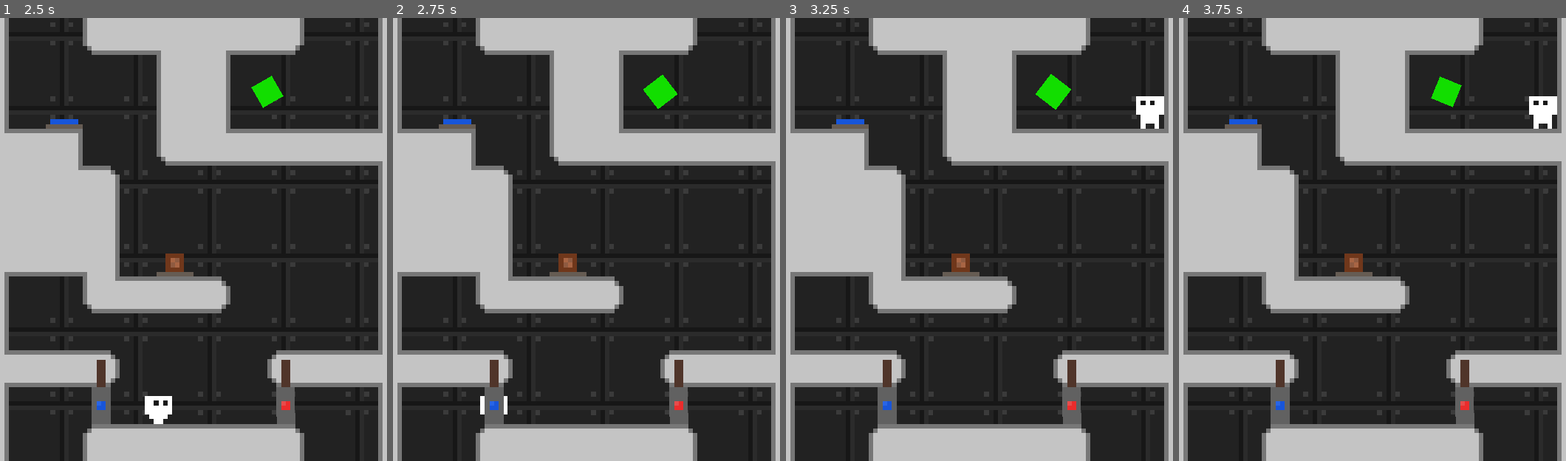
Above: before the commit, frames 1-4 (left to right).
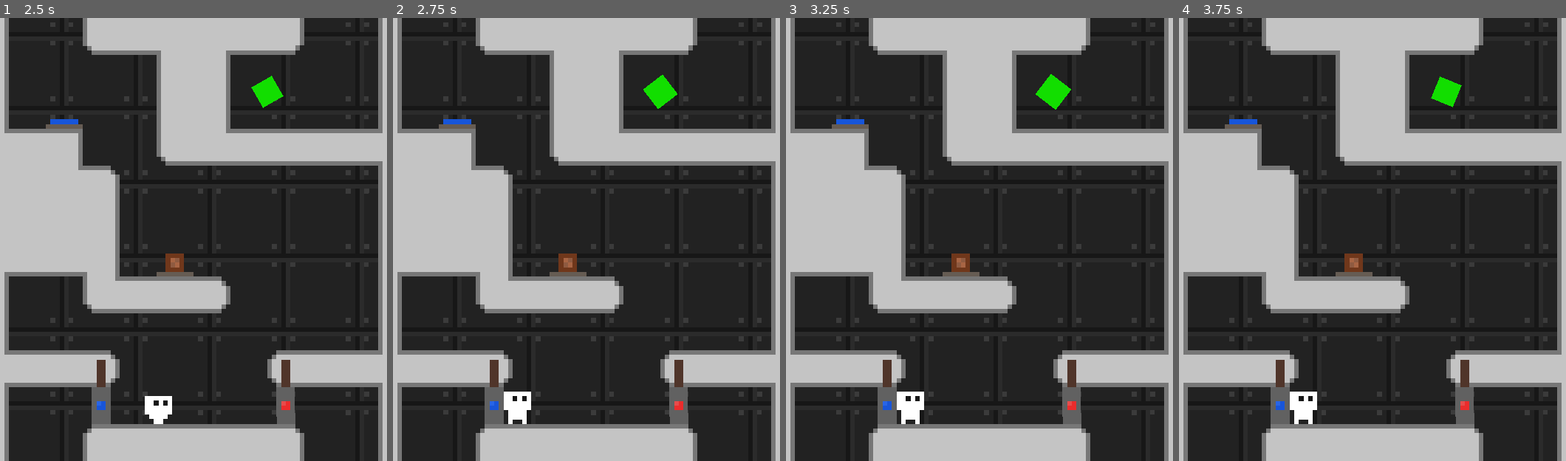
Above: after the commit, the same moments.

Repository: Omnikar/klein
Game: Godot game, scene res://assets/scenes/areas/level_4.tscn
The game is run twice, just before and just after one commit, with the same random seed, the same clock (stepped at 60 frames per second) and the same inputs. This scene is started directly instead of the project's main scene.
Inputs:
- Up to frame 1 (2.5 s): hold D (move_right) 0.53-2.03 s; tap E (interact) at 0.6, 1.35, 2.1 s; tap Space (jump) at 0.77, 1.52 s; tap Enter at 2 s; hold A (move_left) from 2.03 s (still down)
- Up to frame 2 (2.75 s): keep holding A (move_left)
- Up to frame 3 (3.25 s): keep holding A (move_left); tap E (interact) at 2.85 s; tap Space (jump) at 3.02 s
- Up to frame 4 (3.75 s): keep holding A (move_left); tap E (interact) at 3.6 s

Frame 1 is identical in both runs. In frame 2, 0.4% of the frame differs, in the area x 22-36%, y 84-92%; in frame 3, 0.8%, in the area x 28-98%, y 17-92%; in frame 4, 0.8%.

Commit message:
I forgot to add collision to blue gates

Diff:
--- a/assets/scenes/objects/game_camera.tscn
+++ b/assets/scenes/objects/game_camera.tscn
@@ -4,5 +4,5 @@
 
 [node name="GameCamera" type="Camera2D"]
 anchor_mode = 0
-zoom = Vector2(12.5, 12.5)
+zoom = Vector2(6.25, 6.25)
 script = ExtResource("1_u1y55")
--- a/assets/tilesets/slide-gate-tiles.tres
+++ b/assets/tilesets/slide-gate-tiles.tres
@@ -74,8 +74,11 @@
 1:0/1/terrains_peering_bit/right_side = 1
 3:0/next_alternative_id = 2
 3:0/0 = 0
+3:0/0/physics_layer_0/polygon_0/points = PackedVector2Array(-2, -4, 2, -4, 2, 4, -2, 4)
 3:1/0 = 0
+3:1/0/physics_layer_0/polygon_0/points = PackedVector2Array(-2, -4, 2, -4, 2, 4, -2, 4)
 3:2/0 = 0
+3:2/0/physics_layer_0/polygon_0/points = PackedVector2Array(-2, -4, 2, -4, 2, 4, -2, 4)
 
 [resource]
 tile_size = Vector2i(8, 8)
